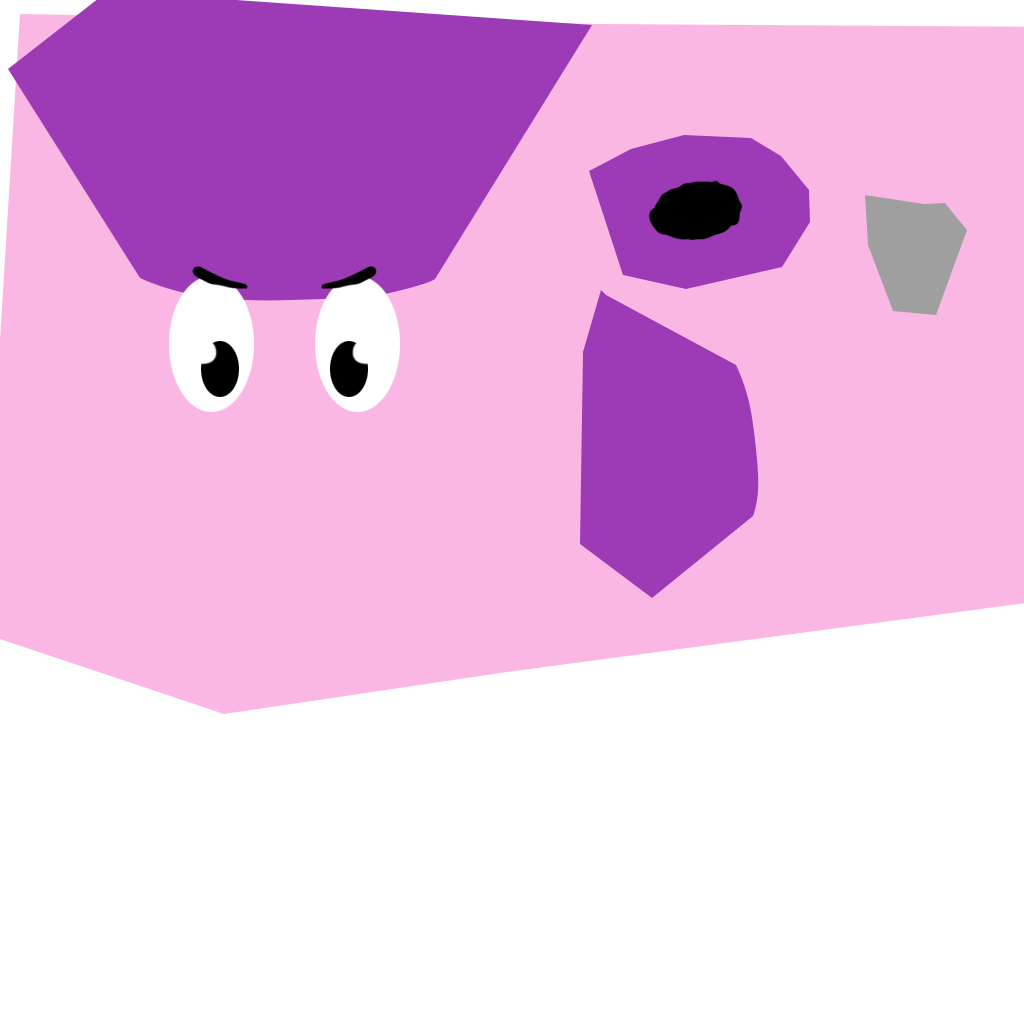
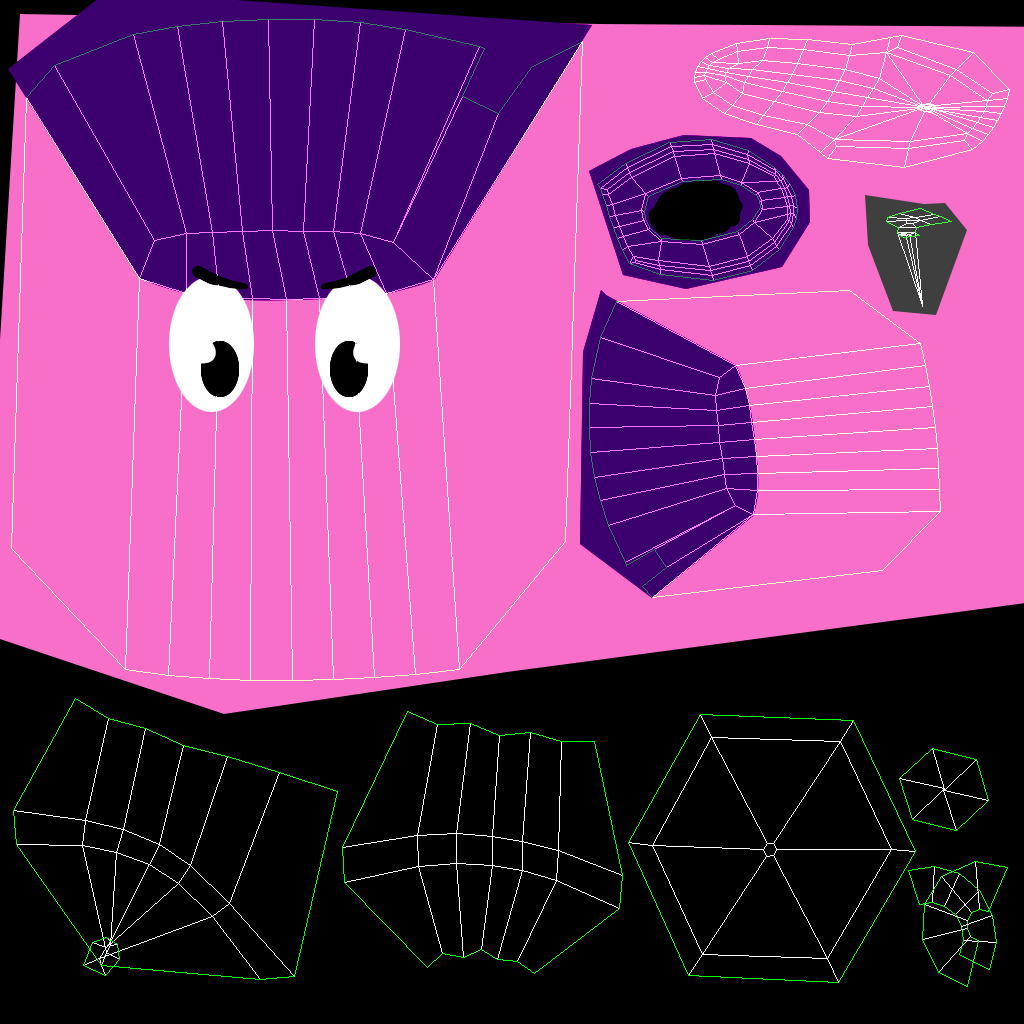
Before/after of a w=1024, h=1024 layered artwork. What changed in the layer stack:
showed "Capa 0" over [0, 0, 1024, 1024]
